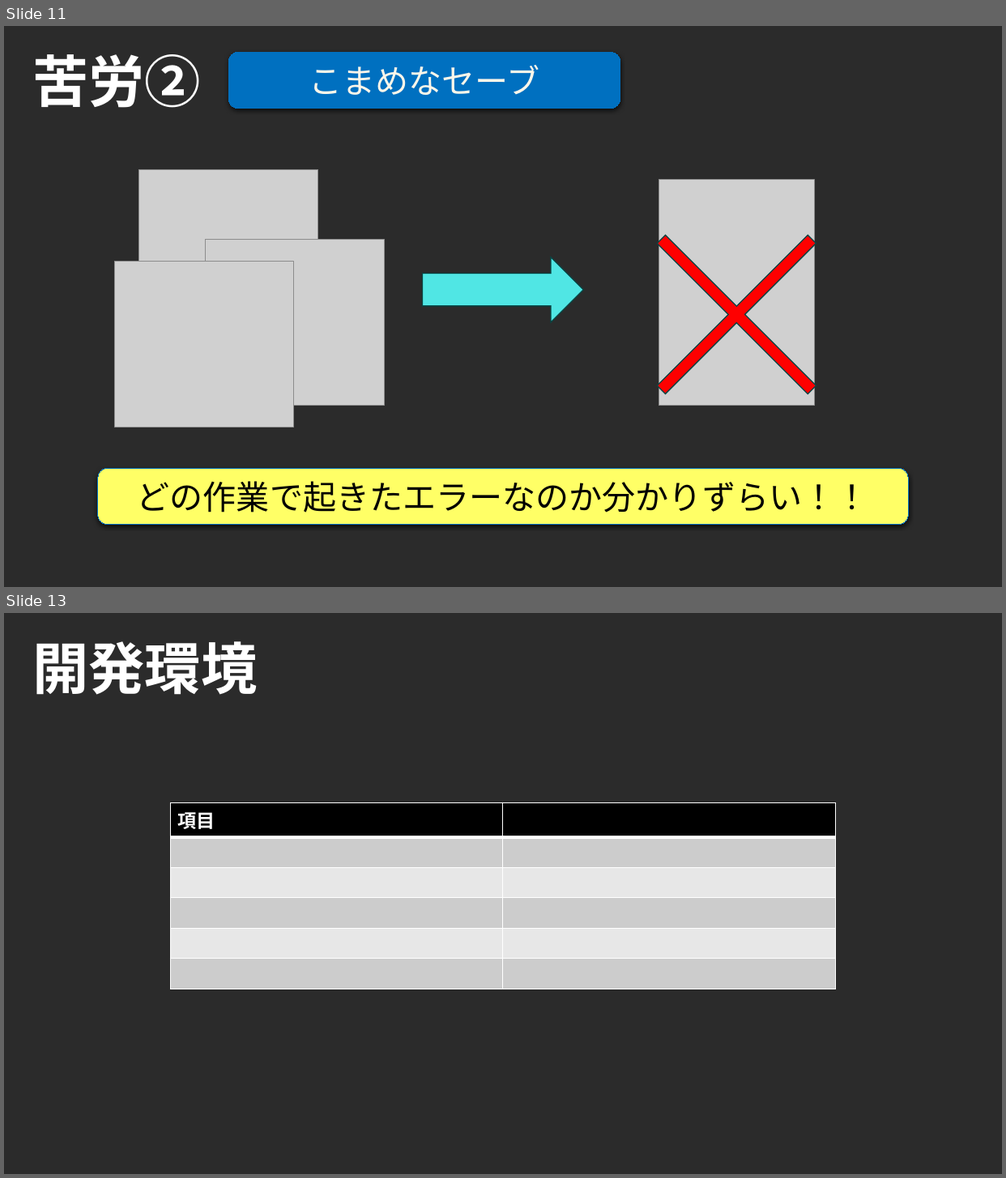
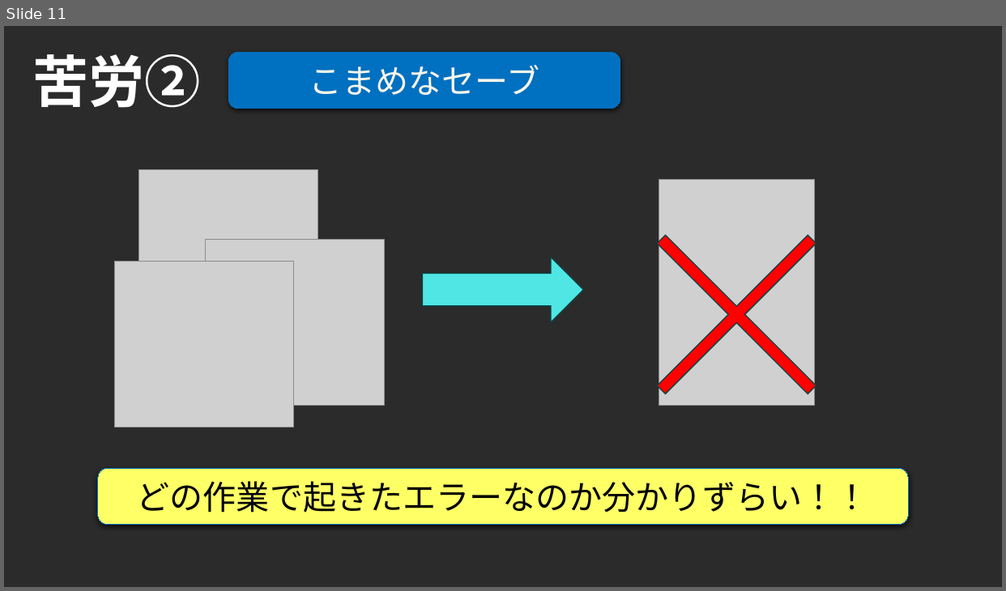
Before and after one commit to Fir4fly/Graduation-Project_specification, a slide deck: 総合制作実習.pptx. Shown one above the other, each under a label of ours: slides 11 and 13 before the commit, slide 11 after it; the slides between them are not shown. The pictures are 1006x1178 and 1006x591 pixels, drawn with LibreOffice and Linux fonts; fonts in the diff are those of the drawing; grey boxes stand for pictures; background and template pictures are left out; a plain dark background stands for a picture behind light text. Boxes give left, top, right and bottom in pixels: in the first picture for what was removed or moved away, otherwise in the second. Text is boxed around its words. In the diff, an @@ line names an element or a change of style, - is before the commit and + after.

```diff
--- a/総合制作実習.pptx
+++ b/総合制作実習.pptx
@@ slide 13 removed at box(4, 613, 1002, 1174), background picture (left out) @@
@@ title removed at box(32, 641, 257, 695) @@
-開発環境
@@ table removed at box(170, 803, 835, 984), 6 rows, 2 columns @@
-項目 | 
- | 
- | 
- | 
- | 
- | 
```
Also in this commit, not shown: 4 slides changed, 2 slides added, 2 other files.
